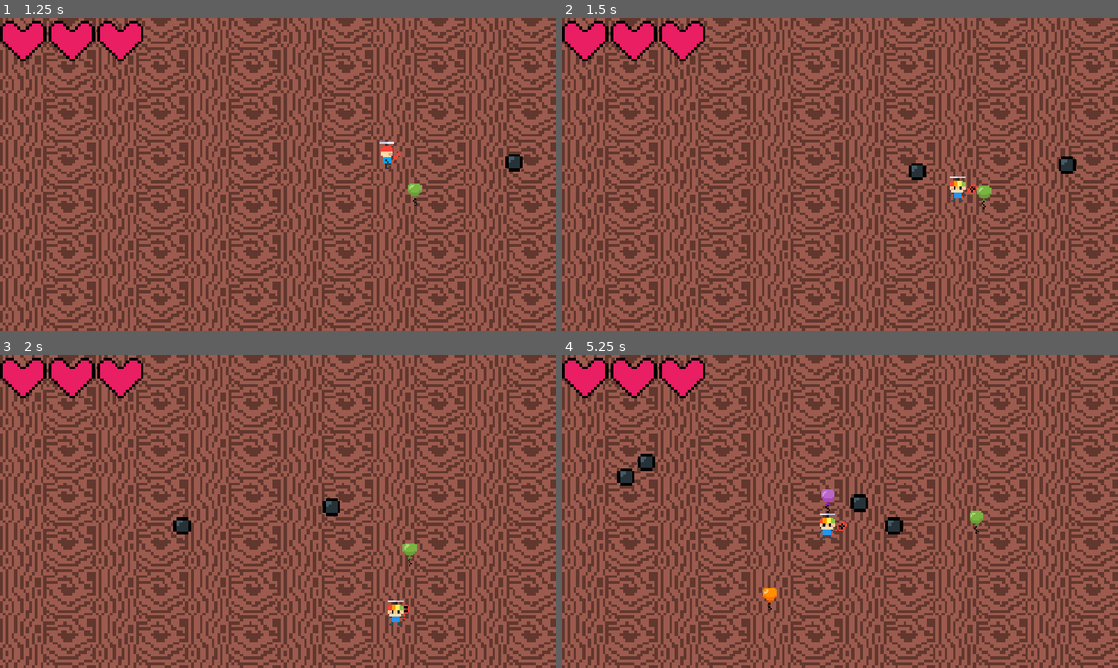
Above: before the commit, frames 1-4 (two rows, left to right).
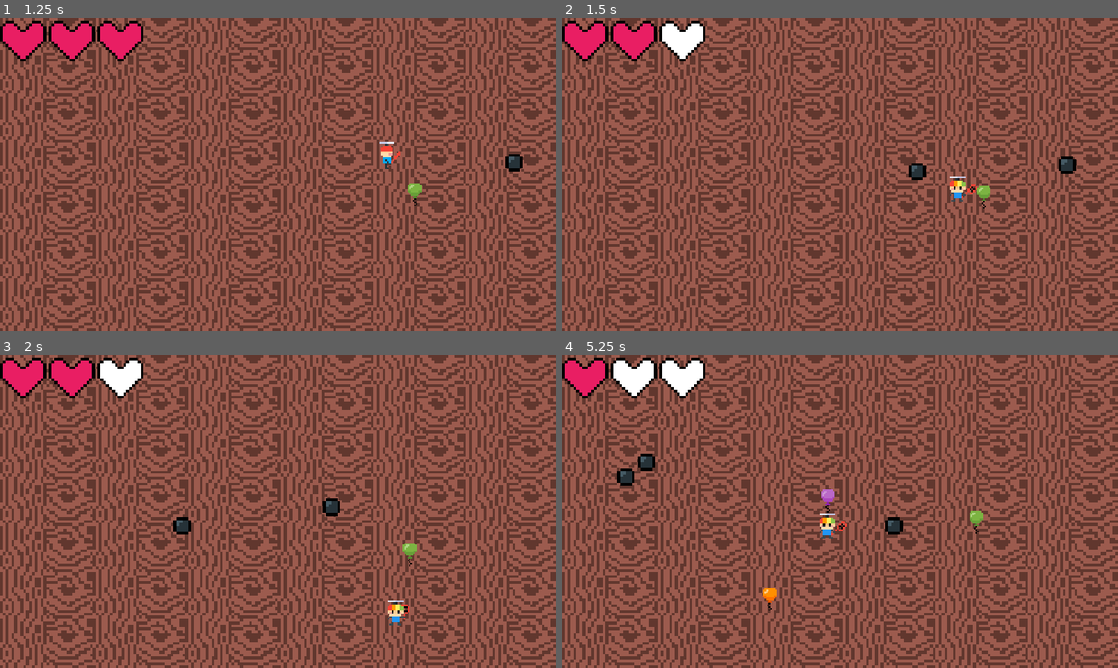
Above: after the commit, the same moments.

Repository: butteredsaltedtoast/haven-game
Game: Godot game, scene res://levels/main.tscn
The game is run twice, just before and just after one commit, with the same random seed, the same clock (stepped at 60 frames per second) and the same inputs.
Inputs (mouse positions are in pixels of both pictures, inside the frame that each line leads up to):
- Up to frame 1 (1.25 s): move the mouse to (400, 158) at 0.52 s; press the mouse at (400, 158) at 0.53 s; hold D (right) from 0.53 s (still down)
- Up to frame 2 (1.5 s): move the mouse to (728, 190) at 1.27 s; release D (right) at 1.28 s; release the mouse at (728, 190) at 1.28 s; hold S (down) from 1.28 s (still down); click (728, 190) at 1.35 s
- Up to frame 3 (2 s): keep holding S (down)
- Up to frame 4 (5.25 s): move the mouse to (895, 442) at 2.02 s; release S (down) at 2.03 s; press the mouse at (895, 442) at 2.03 s; hold D (right) 2.03-2.78 s; move the mouse to (812, 574) at 2.77 s; release the mouse at (812, 574) at 2.78 s; hold W (up) 2.78-3.53 s; click (812, 574) at 2.85 s; move the mouse to (1006, 558) at 3.52 s; press the mouse at (1006, 558) at 3.53 s; hold A (left) 3.53-5.03 s; move the mouse to (673, 464) at 4.27 s; release the mouse at (673, 464) at 4.28 s; click (673, 464) at 4.35 s; move the mouse to (867, 511) at 5.02 s; press the mouse at (867, 511) at 5.03 s; hold S (down) from 5.03 s (still down)

Frame 1 is identical in both runs. In frame 2, 0.6% of the frame differs, in the area x 18-78%, y 1-62%; in frame 3, 0.6%; in frame 4, 1.3%, in the area x 9-55%, y 1-51%.

Commit message:
hp loss n death

Diff:
--- a/enemy/enemy.tscn
+++ b/enemy/enemy.tscn
@@ -4,7 +4,7 @@
 [ext_resource type="Texture2D" uid="uid://bfquvnw4ks8qb" path="res://assets/balloon_sprites.png" id="2_ofsxj"]
 
 [sub_resource type="CircleShape2D" id="CircleShape2D_o33cc"]
-radius = 10.999999
+radius = 14.999998
 
 [sub_resource type="AtlasTexture" id="AtlasTexture_ww0x1"]
 atlas = ExtResource("2_ofsxj")
@@ -110,6 +110,8 @@
 script = ExtResource("1_ofsxj")
 
 [node name="EnemyArea" type="Area2D" parent="." unique_id=820803025]
+collision_layer = 3
+collision_mask = 3
 
 [node name="EnemyCollisionShape" type="CollisionShape2D" parent="EnemyArea" unique_id=1454194438]
 position = Vector2(-1, -10)
--- a/globals/game_state.gd
+++ b/globals/game_state.gd
@@ -1,6 +1,7 @@
 extends Node
 
 var player: Player
+var hud: HP_Bar
 var hp: float
 var xp: int = 0
 var xp_to_next: int = 3
--- a/player/player.gd
+++ b/player/player.gd
@@ -2,62 +2,76 @@
 extends CharacterBody2D
 
 @export var speed: float = 300.0
-@export var max_hp: float = 100.0
+@export var max_hp: float = 3.0
 @export var ball_scene: PackedScene
 
 @onready var asprite: AnimatedSprite2D = $AnimatedSprite2D
 
-var hp: float = 3.0
-var level: float = 0.0
-var xp: float = 0
-
+var hp: float
+var level: int = 0
+var xp: float = 0.0
+var hit_cooldown: float = 0.0
 
 enum STATES {
-IDLE,
-MOVING,
-DEAD,
-ATTACK,
+	IDLE,
+	MOVING,
+	DEAD,
+	ATTACK,
 }
 
-var current_state = STATES.IDLE
+var current_state: STATES = STATES.IDLE
 var last_dir: String = "down"
 
 func _ready() -> void:
+	hp = max_hp
 	GameState.player = self
 
-func _physics_process(_delta: float) -> void:
-	var direction = Input.get_vector("left", "right", "up", "down")
+func _physics_process(delta: float) -> void:
+	if current_state == STATES.DEAD:
+		return
+
+	if hit_cooldown > 0.0:
+		hit_cooldown = maxf(hit_cooldown - delta, 0.0)
+
+	var direction := Input.get_vector("left", "right", "up", "down")
 	velocity = direction * speed
-	if direction:
-		current_state = STATES.MOVING
-	if current_state == STATES.MOVING:
-		pass
-	elif not direction:
-		current_state = STATES.IDLE
+	current_state = STATES.MOVING if direction != Vector2.ZERO else STATES.IDLE
 
 	move_and_slide()
 	update_animation(direction)
 
 func update_animation(direction: Vector2) -> void:
-	if direction == Vector2.ZERO:
-		asprite.play("idle_" + last_dir)
-		return
-	if abs(direction.x) > abs(direction.y):
-		last_dir = "right" if direction.x > 0 else "left"
-	else:
-		last_dir = "down" if direction.y > 0 else "up"
-	asprite.play("idle_" + last_dir) # get a walk animation at some point?
+	if direction != Vector2.ZERO:
+		if abs(direction.x) > abs(direction.y):
+			last_dir = "right" if direction.x > 0 else "left"
+		else:
+			last_dir = "down" if direction.y > 0 else "up"
+
+	asprite.play("idle_" + last_dir)
 
 func _unhandled_input(event: InputEvent) -> void:
+	if current_state == STATES.DEAD:
+		return
 	if event.is_action_pressed("hit_ball"):
 		launch_ball()
 
 func launch_ball() -> void:
+	if not ball_scene:
+		push_warning("ball_scene is not assigned on Player!")
+		return
+
 	var ball = ball_scene.instantiate()
 	get_tree().current_scene.add_child(ball)
 	ball.global_position = global_position
 	ball.direction = global_position.direction_to(get_global_mouse_position())
 
-func _on_player_body_entered(EnemyArea):
-	max_hp -= 5
-	print("player hurt")
+func _on_hurtbox_area_entered(area: Area2D) -> void:
+	if hit_cooldown > 0.0 or current_state == STATES.DEAD:
+		return
+	if area.is_in_group("enemies") or area.get_parent().is_in_group("enemies"):
+		hp = maxf(hp - 1.0, 0.0)
+		print("took damage")
+		GameState.hud.update_display(hp)
+		hit_cooldown = 1.5
+		if hp <= 0.0:
+			current_state = STATES.DEAD
--- a/player/player.tscn
+++ b/player/player.tscn
@@ -70,7 +70,10 @@
 }]
 
 [sub_resource type="CircleShape2D" id="CircleShape2D_g4v7s"]
-radius = 17.029387
+radius = 13.0
+
+[sub_resource type="CircleShape2D" id="CircleShape2D_o33cc"]
+radius = 19.104973
 
 [node name="Player" type="CharacterBody2D" unique_id=1749583320]
 collision_mask = 2
@@ -85,3 +88,14 @@
 [node name="CollisionShape2D" type="CollisionShape2D" parent="." unique_id=1669053872]
 position = Vector2(9, 1)
 shape = SubResource("CircleShape2D_g4v7s")
+
+[node name="Hurtbox" type="Area2D" parent="." unique_id=88825799]
+collision_mask = 3
+
+[node name="CollisionShape2D" type="CollisionShape2D" parent="Hurtbox" unique_id=999525375]
+position = Vector2(9, 1)
+shape = SubResource("CircleShape2D_o33cc")
+debug_color = Color(0.9429883, 0.2290276, 0.19309312, 0.41960785)
+
+[connection signal="area_entered" from="Hurtbox" to="." method="_on_hurtbox_area_entered"]
+[connection signal="body_entered" from="Hurtbox" to="." method="_on_hurtbox_body_entered"]
--- a/ui/hp_bar.gd
+++ b/ui/hp_bar.gd
@@ -1,12 +1,17 @@
+class_name HP_Bar
 extends HBoxContainer
 
 @export var full: Texture2D
 @export var empty: Texture2D
 
-func update_display(new_hp: int) -> void:
-	for x in range(get_child_count()):
-		var icon: TextureRect = get_child(x) as TextureRect
-		if x < GameState.player.hp:
-			icon.texture = full
-		else:
-			icon.texture = empty
+func _ready() -> void:
+	GameState.hud = self
+	await get_tree().process_frame
+	if GameState.player:
+		update_display(GameState.player.hp)
+
+func update_display(new_hp: float) -> void:
+	for i in range(get_child_count()):
+		var icon := get_child(i) as TextureRect
+		if icon:
+			icon.texture = full if i < new_hp else empty
--- a/ui/hud.tscn
+++ b/ui/hud.tscn
@@ -2,7 +2,6 @@
 
 [ext_resource type="Script" uid="uid://cvv3sdhk0d8dc" path="res://ui/hp_bar.gd" id="1_276te"]
 [ext_resource type="Texture2D" uid="uid://xjr6lfm1mhpm" path="res://assets/full_hp.png" id="1_rbyyf"]
-[ext_resource type="Texture2D" uid="uid://bufxpklup8sxs" path="res://assets/half_hp.png" id="3_7ihmi"]
 [ext_resource type="Texture2D" uid="uid://v015ya4mvqoh" path="res://assets/empty_hp.png" id="4_en2x2"]
 
 [node name="Hud" type="CanvasLayer" unique_id=13673062]
@@ -16,7 +15,6 @@
 layout_mode = 2
 script = ExtResource("1_276te")
 full = ExtResource("1_rbyyf")
-half = ExtResource("3_7ihmi")
 empty = ExtResource("4_en2x2")
 
 [node name="TextureRect" type="TextureRect" parent="VBoxContainer/HBoxContainer" unique_id=1715503615]
